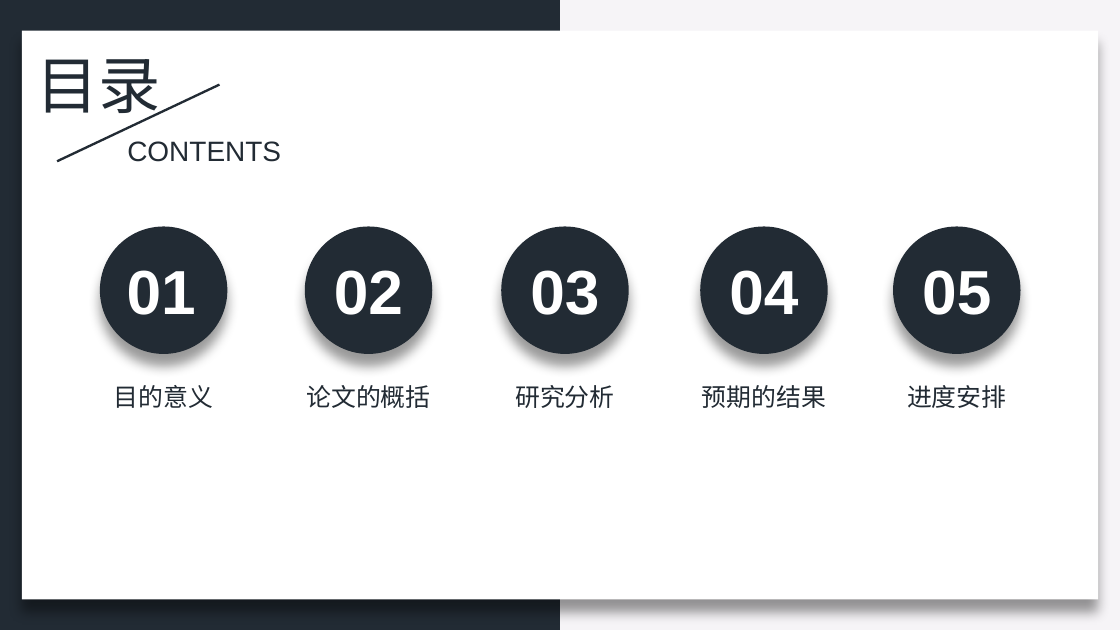
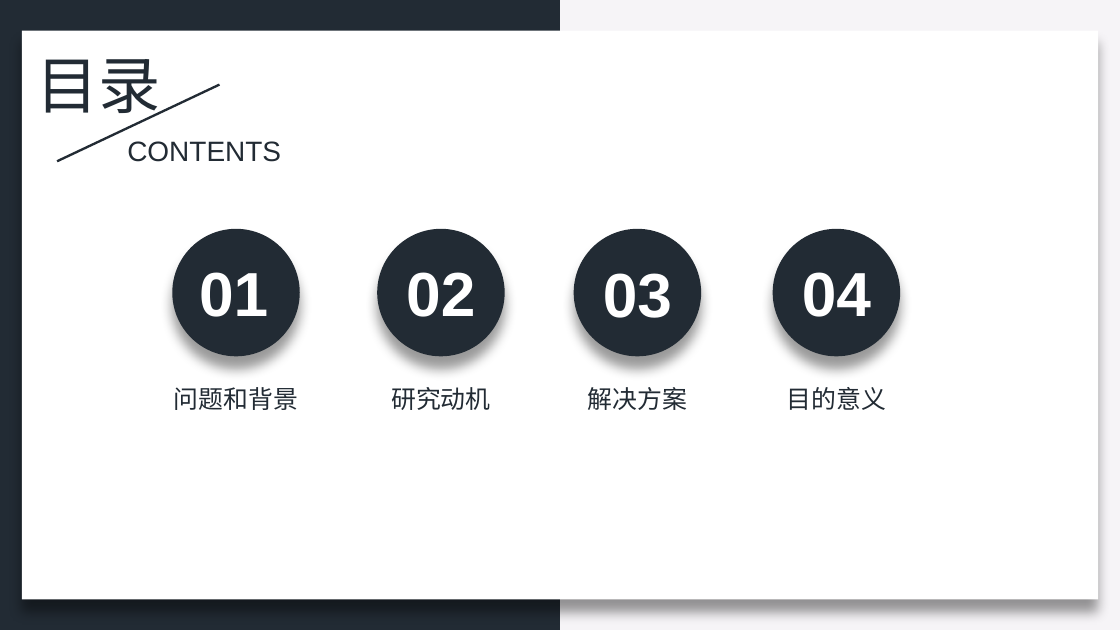
Before and after one commit to zeemeil/zeemeil.github.io, a slide deck: slide 2 of files/doctoral_dissertation_proposal.pptx. Drawn at 1120x630 pixels with LibreOffice and Linux fonts; fonts in the diff are those of the drawing. Boxes give left, top, right and bottom in pixels: in the first picture for what was removed or moved away, otherwise in the second. Text is boxed around its words. In the diff, an @@ line names an element or a change of style, - is before the commit and + after.

```diff
--- a/files/doctoral_dissertation_proposal.pptx
+++ b/files/doctoral_dissertation_proposal.pptx
@@ 3 ellipses, 1 text: place and size @@
-3 ellipses, 1 text at <box>100,226,629,354</box>
+3 ellipses, 1 text at <box>172,228,701,356</box>
@@ ellipse: place and size @@
-ellipse at <box>700,226,828,354</box>
+ellipse at <box>773,228,900,356</box>
@@ ellipse removed at <box>893,226,1020,354</box> @@
@@ 3 texts: place and size @@
-3 texts at <box>127,270,798,315</box>
+3 texts at <box>199,272,871,317</box>
@@ text removed at <box>922,270,991,315</box> @@
-05
@@ text added at <box>174,387,298,410</box>, 16 pt, text #222B34 @@
+问题和背景
@@ text at <box>391,387,490,410</box>: text changed @@
-论文的概括
+研究动机
@@ text at <box>588,387,687,410</box>: text changed @@
-研究分析
+解决方案
@@ text removed at <box>702,385,826,408</box> @@
-预期的结果
@@ text "目的意义": place and size @@
-text "目的意义" at <box>114,385,213,408</box>
+text "目的意义" at <box>787,387,886,410</box>
@@ text removed at <box>907,385,1006,408</box> @@
-进度安排
```
Also in this commit, not shown: 7 other slides changed, 4 slides added, 7 slides removed, 14 other files.
